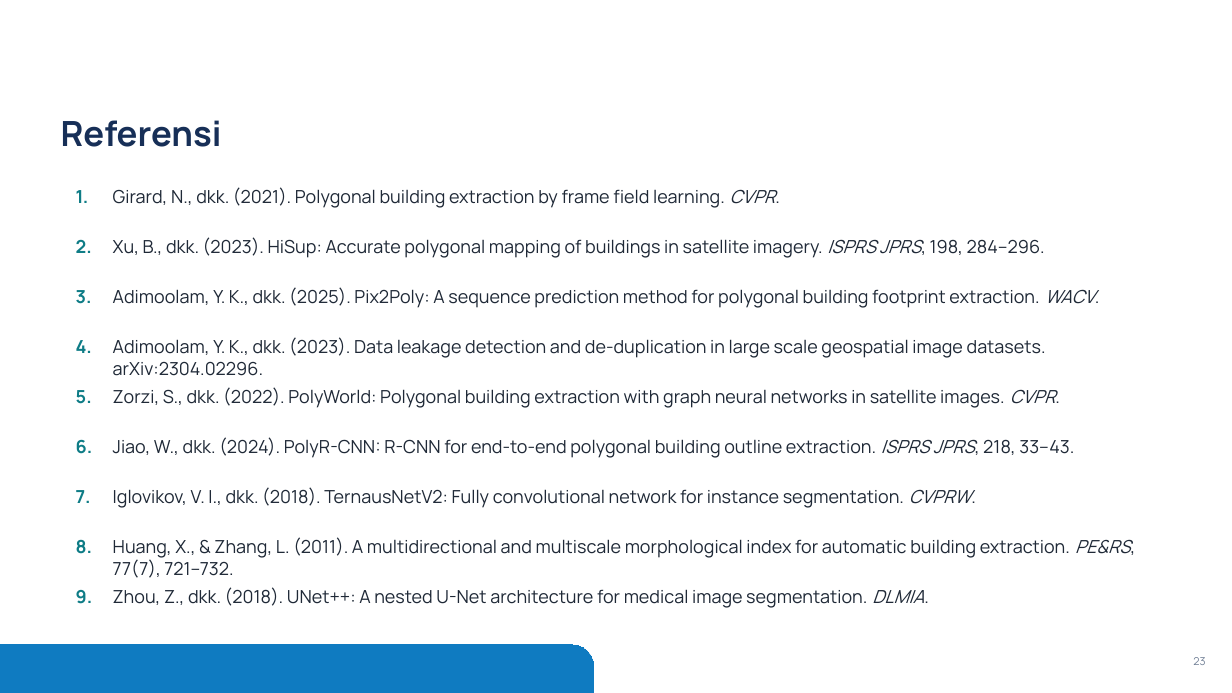
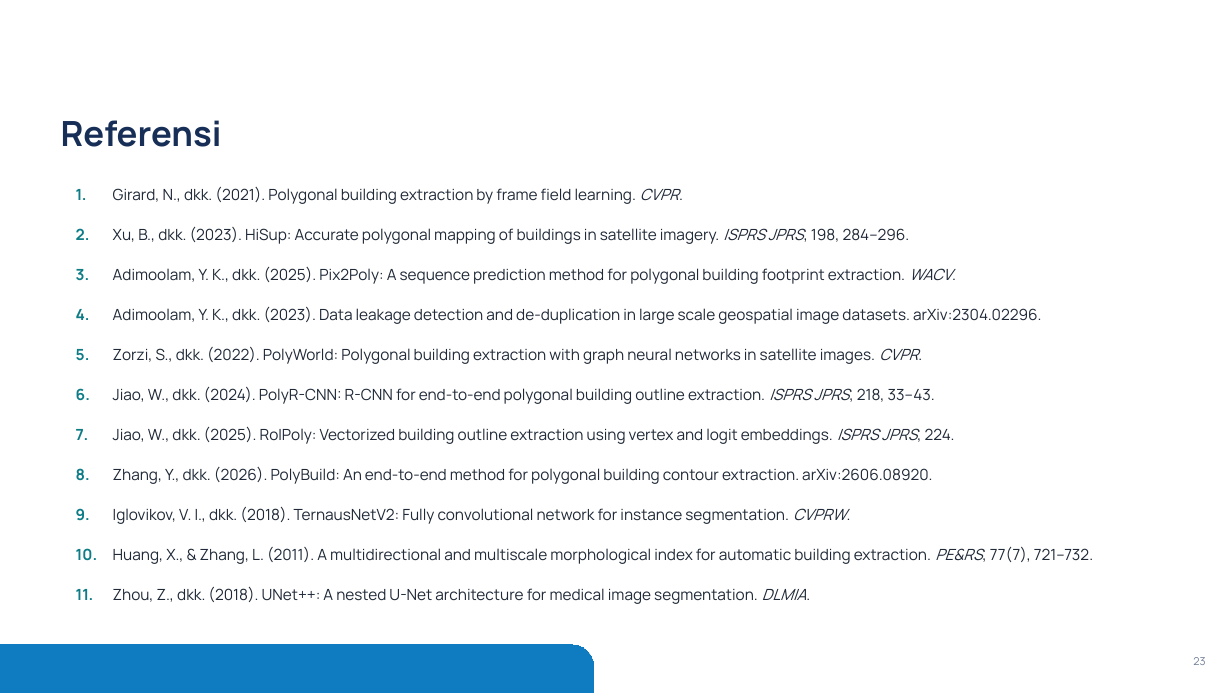
Before and after one commit to mahathirmuh/building-footprint-extraction, a slide deck: slide 23 of slides/densepoly.pptx. Drawn at 1232x693 pixels with LibreOffice and Linux fonts; fonts in the diff are those of the drawing; background and template pictures are left out. Boxes give left, top, right and bottom in pixels: in the first picture for what was removed or moved away, otherwise in the second. Text is boxed around its words. In the diff, an @@ line names an element or a change of style, - is before the commit and + after.

Commit message:
State-of-the-art slide: add RoIPoly (2025) and PolyBuild (2026), with their sources
Both rows are copied from the arXiv papers into configs/paper_numbers.yaml (marked paper_table: false, so the table
of the paper itself keeps its rows) and reach the slide through NReported* numbers.

```diff
--- a/slides/densepoly.pptx
+++ b/slides/densepoly.pptx
@@ text "2.": place and size @@
-text "2." at [76, 239, 92, 253]
+text "2." at [76, 228, 90, 240]
@@ text "Xu, B., dkk. (2023). HiSup: ...": place and size @@
-text "Xu, B., dkk. (2023). HiSup: ..." at [113, 237, 1045, 258]
+text "Xu, B., dkk. (2023). HiSup: ..." at [113, 227, 910, 244]
@@ text "3.": place and size @@
-text "3." at [76, 290, 92, 304]
+text "3." at [76, 269, 90, 281]
@@ text "Adimoolam, Y. K., dkk. (2025). ...": place and size @@
-text "Adimoolam, Y. K., dkk. (2025). ..." at [113, 287, 1095, 308]
+text "Adimoolam, Y. K., dkk. (2025). ..." at [113, 267, 952, 284]
@@ text "4.": place and size @@
-text "4." at [76, 340, 92, 353]
+text "4." at [76, 309, 90, 320]
@@ text "Adimoolam, Y. K., dkk. (2023). ...": place and size @@
-text "Adimoolam, Y. K., dkk. (2023). ..." at [113, 337, 1046, 376]
+text "Adimoolam, Y. K., dkk. (2023). ..." at [113, 307, 1042, 324]
@@ text "5.": place and size @@
-text "5." at [76, 390, 92, 404]
+text "5." at [76, 349, 90, 361]
@@ text "Zorzi, S., dkk. (2022). PolyWorld: ...": place and size @@
-text "Zorzi, S., dkk. (2022). PolyWorld: ..." at [113, 387, 1056, 408]
+text "Zorzi, S., dkk. (2022). PolyWorld: ..." at [113, 347, 918, 364]
@@ text "6.": place and size @@
-text "6." at [76, 439, 93, 454]
+text "6." at [76, 388, 90, 401]
@@ text "Jiao, W., dkk. (2024). PolyR-CNN: ...": place and size @@
-text "Jiao, W., dkk. (2024). PolyR-CNN: ..." at [113, 437, 1074, 458]
+text "Jiao, W., dkk. (2024). PolyR-CNN: ..." at [113, 387, 935, 404]
@@ text "7.": place and size @@
-text "7." at [76, 490, 91, 503]
+text "7." at [76, 429, 89, 440]
@@ text added at [113, 427, 955, 444], 12 pt, text #1F2937 @@
+Jiao, W., dkk. (2025). RoIPoly: Vectorized building outline extraction using vertex and logit embeddings. ISPRS JPRS, 224.
@@ text "8.": place and size @@
-text "8." at [76, 539, 92, 554]
+text "8." at [76, 468, 90, 481]
@@ text added at [113, 467, 932, 484], 12 pt, text #1F2937 @@
+Zhang, Y., dkk. (2026). PolyBuild: An end-to-end method for polygonal building contour extraction. arXiv:2606.08920.
@@ text "9.": place and size @@
-text "9." at [76, 590, 93, 604]
+text "9." at [76, 508, 90, 521]
@@ size 14 to 12 pt; line spacing 17.1pt to 14.6pt in 18 elements at [113, 187, 679, 204], [113, 227, 910, 244], [76, 189, 87, 200], [113, 267, 952, 284], [76, 228, 90, 240], [113, 307, 1042, 324], [76, 269, 90, 281], [113, 347, 918, 364], [76, 309, 90, 320], [113, 387, 935, 404], [76, 349, 90, 361], [76, 388, 90, 401], [76, 429, 89, 440], [76, 468, 90, 481], [76, 508, 90, 521], [113, 547, 1093, 564], [113, 587, 806, 604], [113, 507, 846, 524] @@
@@ text "Iglovikov, V. I., dkk. (2018). ...": place and size @@
-text "Iglovikov, V. I., dkk. (2018). ..." at [113, 487, 971, 508]
+text "Iglovikov, V. I., dkk. (2018). ..." at [113, 507, 846, 524]
@@ text added at [76, 548, 97, 561], 12 pt, text #0E7C86, bold @@
+10.
@@ text "Huang, X., & Zhang, L. ...": place and size @@
-text "Huang, X., & Zhang, L. ..." at [113, 537, 1130, 578]
+text "Huang, X., & Zhang, L. ..." at [113, 547, 1093, 564]
@@ text added at [76, 589, 93, 600], 12 pt, text #0E7C86, bold @@
+11.
```
Also in this commit, not shown: 1 other slide changed, 8 other files.
